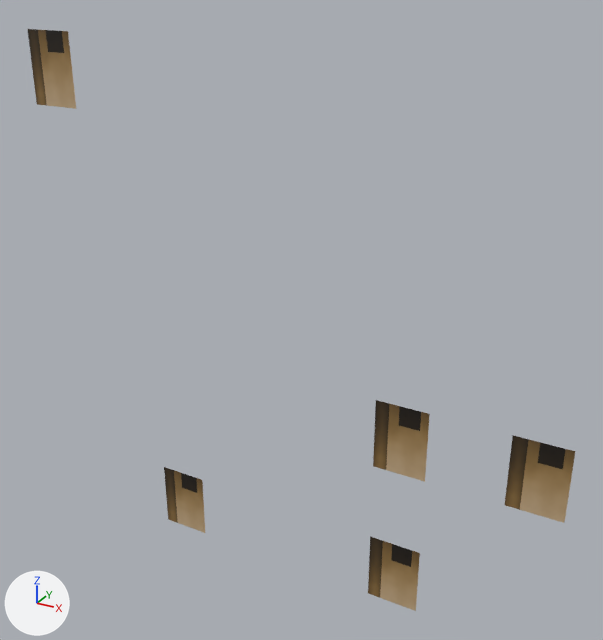
The OBJ model resources/blender/zombie_street/Street_BlockR1_Lit.obj: old version first, new version second.
One viewpoint serves both versions: a 50 mm camera at (7.49, -12.98, 12.71) aimed at (0.3, 0.09, 6.17). The lights are fixed; the arrows at lower left show +X, +Y and +Z. The older version comes first. Where no turn or scale is listed for an object, it has been applied to the vertices.

Names of what the first picture shows: 'Street_BlockR1_Lit'.
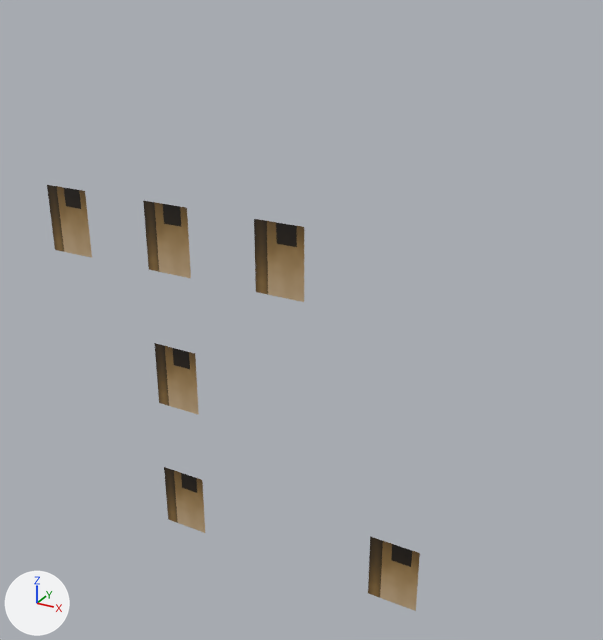
The change, as JSON lines over the scene's bpy script:
```json
{"block": "me_street_blockr1_lit", "where": "# used by ob_street_blockr1_lit; location = (0.0, 0.0, 0.0)"}
{"op": "remove", "block": "me_street_blockr1_lit", "code": "me_street_blockr1_lit.from_pydata(...)  # 20 vertices, 10 faces; spans x -5.74..5.74, y -0.22, z 0.41..11.33"}
{"op": "add", "block": "me_street_blockr1_lit", "code": "me_street_blockr1_lit.from_pydata(...)  # 24 vertices, 12 faces; spans x -5.74..3.13, y -0.22, z 0.41..8.18"}
{"block": "me_street_blockr1_lit", "change": "me_street_blockr1_lit part 1: the loose piece of 4 vertices spanning x -5.74..-4.66, y -0.22, z 9.86..11.33 is moved by (0.0, 0.0, -3.15)"}
{"block": "me_street_blockr1_lit", "change": "me_street_blockr1_lit part 2: the loose piece of 4 vertices spanning x 2.07..3.13, y -0.22, z 3.56..5.03 is moved by (-5.2, 0.0, 0.0)"}
{"block": "me_street_blockr1_lit", "change": "me_street_blockr1_lit part 3: the loose piece of 4 vertices spanning x 4.66..5.74, y -0.22, z 3.56..5.03 is moved by (-7.8, 0.0, 3.15)"}
{"block": "me_street_blockr1_lit", "change": "me_street_blockr1_lit part 4: the loose piece of 4 vertices spanning x 2.07..3.13, y -0.22, z 3.56..5.03 is copied, and the copy is moved by (-2.6, 0.0, 3.15); it spans x -0.54..0.54, y -0.22, z 6.71..8.18"}
```

Changed parts and their boxes [x1, y1, x2, y2] in the pictures (603 x 640 px; the box of a moved part takes in the faces that stretch with it):
```json
{"object": "Street_BlockR1_Lit", "change": "reshaped", "before": [28, 29, 575, 611], "after": [47, 185, 420, 611], "on screen": "32% narrower, 27% shorter"}
{"part": 1, "of": "me_street_blockr1_lit", "change": "moved or reshaped", "before": [28, 29, 76, 109], "after": [47, 185, 92, 258]}
{"part": 2, "of": "me_street_blockr1_lit", "change": "moved or reshaped", "before": [373, 400, 430, 482], "after": [154, 343, 199, 415]}
{"part": 3, "of": "me_street_blockr1_lit", "change": "moved or reshaped", "before": [505, 435, 575, 523], "after": [143, 201, 191, 278]}
{"part": 4, "of": "me_street_blockr1_lit", "change": "added", "after": [254, 219, 304, 302], "on screen": "brown"}
```
